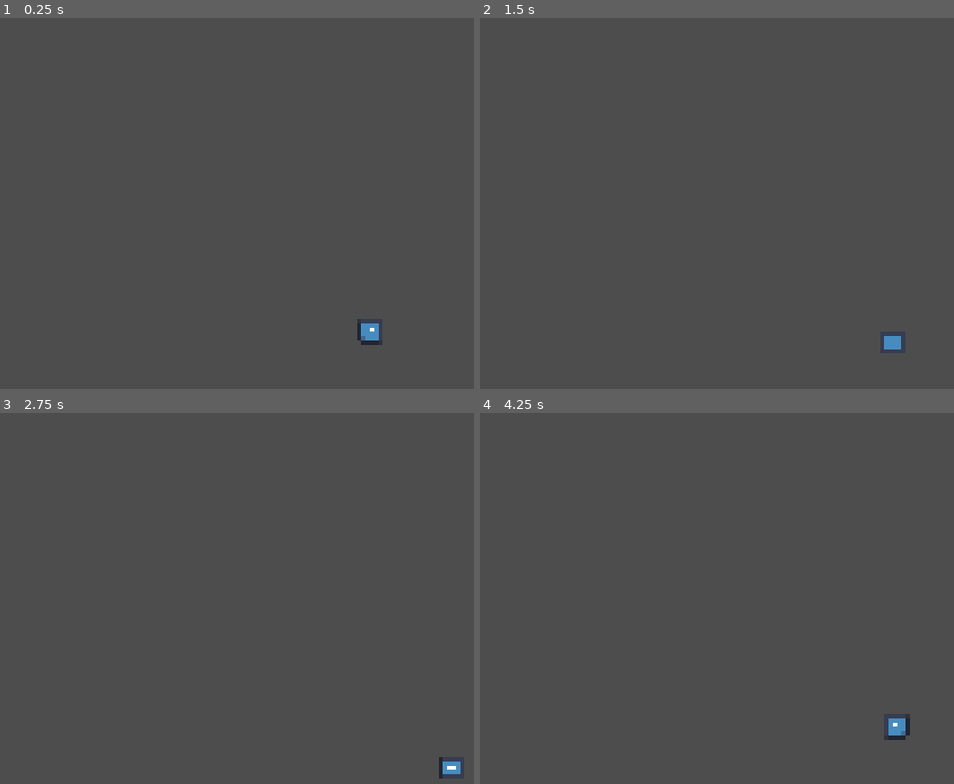
Above: before the commit, frames 1-4 (two rows, left to right).
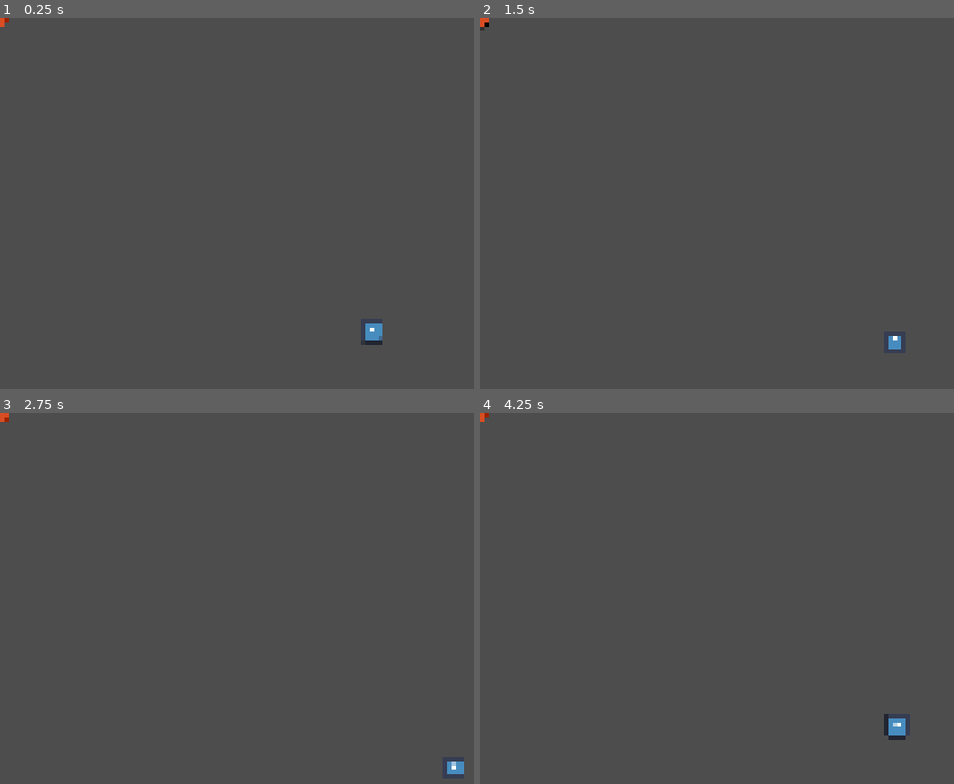
Above: after the commit, the same moments.

Repository: andrewfarinella/brackeys-game-jam-2026-1
Game: Godot game, scene res://scenes/main.tscn
Same seed, same stepped clock (60 frames per second), same inputs: the game is played once before the commit and once after it. The engine's default icon, where the game draws it, is replaced by a stand-in: a white triangle on a blue panel in a dark square.
Inputs:
- Up to frame 1 (0.25 s): no input
- Up to frame 2 (1.5 s): hold Right (ui_right) 0.53-1.28 s; hold Down (ui_down) from 1.28 s (still down)
- Up to frame 3 (2.75 s): release Down (ui_down) at 2.03 s; hold Right (ui_right) from 2.03 s (still down)
- Up to frame 4 (4.25 s): release Right (ui_right) at 2.78 s; hold Up (ui_up) 2.78-3.53 s; hold Left (ui_left) from 3.53 s (still down)

The runs differ from the first frame. In frame 1, 0.2% of the frame differs, in the area x 0-81%, y 0-87%; in frame 2, 0.1%; in frame 3, 0.2%; in frame 4, 0.2%, in the area x 0-91%, y 0-89%.

Commit message:
Initial producer scene

Diff:
--- /dev/null
+++ b/actors/chat_screen/chat_screen.tscn
@@ -0,0 +1,10 @@
+[gd_scene format=3 uid="uid://cl0i7wg574k0u"]
+
+[ext_resource type="Texture2D" uid="uid://by1qvl44x4v3" path="res://assets/chatScreen/chatScreen.png" id="1_7exbb"]
+
+[node name="Node2D" type="Node2D" unique_id=269557298]
+
+[node name="Sprite2D" type="Sprite2D" parent="." unique_id=119024847]
+position = Vector2(0, -3)
+scale = Vector2(1.5, 1.5)
+texture = ExtResource("1_7exbb")
--- a/actors/goo/goo.tscn
+++ b/actors/goo/goo.tscn
@@ -67,11 +67,12 @@
 [node name="AnimatedSprite2D" type="AnimatedSprite2D" parent="Area2D" unique_id=395704127]
 sprite_frames = SubResource("SpriteFrames_bit6u")
 autoplay = "default"
-frame_progress = 0.92147136
+frame_progress = 0.77718663
 
 [node name="CollisionShape2D" type="CollisionShape2D" parent="Area2D" unique_id=86787542]
 scale = Vector2(4.5, 4.5)
 shape = SubResource("CircleShape2D_jox0t")
 
-[node name="MoveComponent" type="Node" parent="." unique_id=885344095]
+[node name="MoveComponent" type="Node" parent="." unique_id=885344095 node_paths=PackedStringArray("actor")]
 script = ExtResource("13_10ifj")
+actor = NodePath("..")
--- /dev/null
+++ b/actors/stream_screen/stream_screen.tscn
@@ -0,0 +1,10 @@
+[gd_scene format=3 uid="uid://v3v11orn84p3"]
+
+[ext_resource type="Texture2D" uid="uid://of70tt8a0a8" path="res://assets/streamScreen/streamScreen.png" id="1_0e01n"]
+
+[node name="Node2D" type="Node2D" unique_id=269557298]
+
+[node name="Sprite2D" type="Sprite2D" parent="." unique_id=119024847]
+position = Vector2(0, -3)
+scale = Vector2(1.5, 1.5)
+texture = ExtResource("1_0e01n")
--- a/scenes/main.tscn
+++ b/scenes/main.tscn
@@ -1,8 +1,11 @@
 [gd_scene format=3 uid="uid://dayu8cafucbx4"]
 
 [ext_resource type="PackedScene" uid="uid://dodd17x73i3fw" path="res://actors/host/host.tscn" id="1_o5qli"]
+[ext_resource type="PackedScene" uid="uid://dg5g4p3gcq824" path="res://actors/goo/goo.tscn" id="2_0wfyh"]
 
 [node name="Node2D" type="Node2D" unique_id=1421490685]
 
 [node name="Host" parent="." unique_id=85555668 instance=ExtResource("1_o5qli")]
-position = Vector2(1984, 1671)
+position = Vector2(1994, 1671)
+
+[node name="Node2D" parent="." unique_id=1108700535 instance=ExtResource("2_0wfyh")]
--- /dev/null
+++ b/scenes/producer.tscn
@@ -0,0 +1,12 @@
+[gd_scene format=3 uid="uid://xkg63duu855j"]
+
+[ext_resource type="PackedScene" uid="uid://v3v11orn84p3" path="res://actors/stream_screen/stream_screen.tscn" id="1_uskee"]
+[ext_resource type="PackedScene" uid="uid://cl0i7wg574k0u" path="res://actors/chat_screen/chat_screen.tscn" id="2_snlqk"]
+
+[node name="Producer View" type="Node2D" unique_id=1392756978]
+
+[node name="Stream Screen" parent="." unique_id=269557298 instance=ExtResource("1_uskee")]
+position = Vector2(1072, 645)
+
+[node name="Node2D" parent="." unique_id=1382337032 instance=ExtResource("2_snlqk")]
+position = Vector2(3245, 1003)
